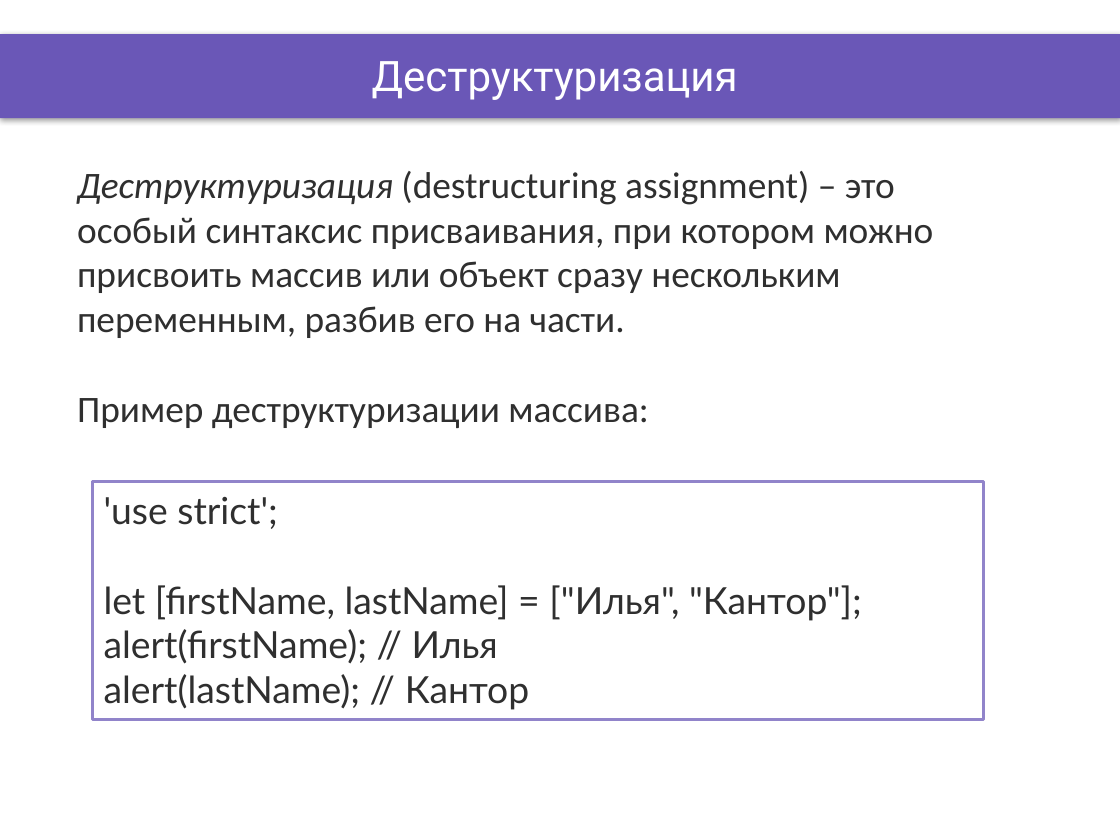
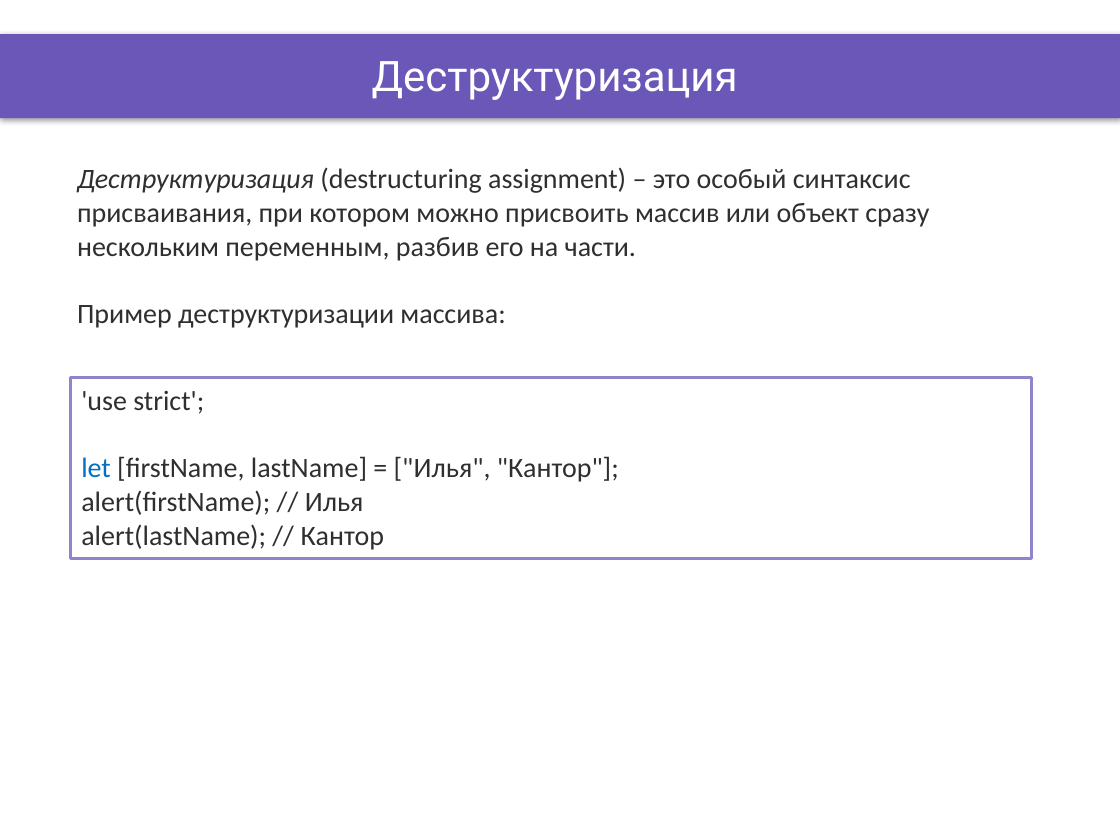
Before and after one commit to DinamickaDevelopment/ignite, a slide deck: slide 3 of ReactJS/lesson_22/Presentation/ES6_7.pptx. Drawn at 1120x840 pixels with LibreOffice and Linux fonts; fonts in the diff are those of the drawing; background and template pictures are left out. Boxes give left, top, right and bottom in pixels: in the first picture for what was removed or moved away, otherwise in the second. Text is boxed around its words. In the diff, an @@ line names an element or a change of style, - is before the commit and + after.

```diff
--- a/ReactJS/lesson_22/Presentation/ES6_7.pptx
+++ b/ReactJS/lesson_22/Presentation/ES6_7.pptx
@@ text "Деструктуризация (destructuring assignment) – это ..." at bbox=[77, 168, 929, 328]: size 24 to 18 pt @@
@@ rectangle "'use strict';": place and size @@
-rectangle "'use strict';" at bbox=[93, 482, 983, 719]
+rectangle "'use strict';" at bbox=[71, 377, 1032, 559]
@@ text in rectangle at bbox=[81, 391, 384, 550]: size 24 to 18 pt, font Lato to Calibri in "'use strict';", "alert(lastName); // Кантор" @@
@@ text in rectangle at bbox=[81, 456, 619, 515]: text changed; size 24 to 18 pt; font Lato to Calibri @@
-let [firstName, lastName] = ["Илья", "Кантор"]; alert(firstName); // Илья
+let [firstName, lastName] = ["Илья", "Кантор"];
+alert(firstName); // Илья
```
Also in this commit, not shown: 5 other slides changed.
